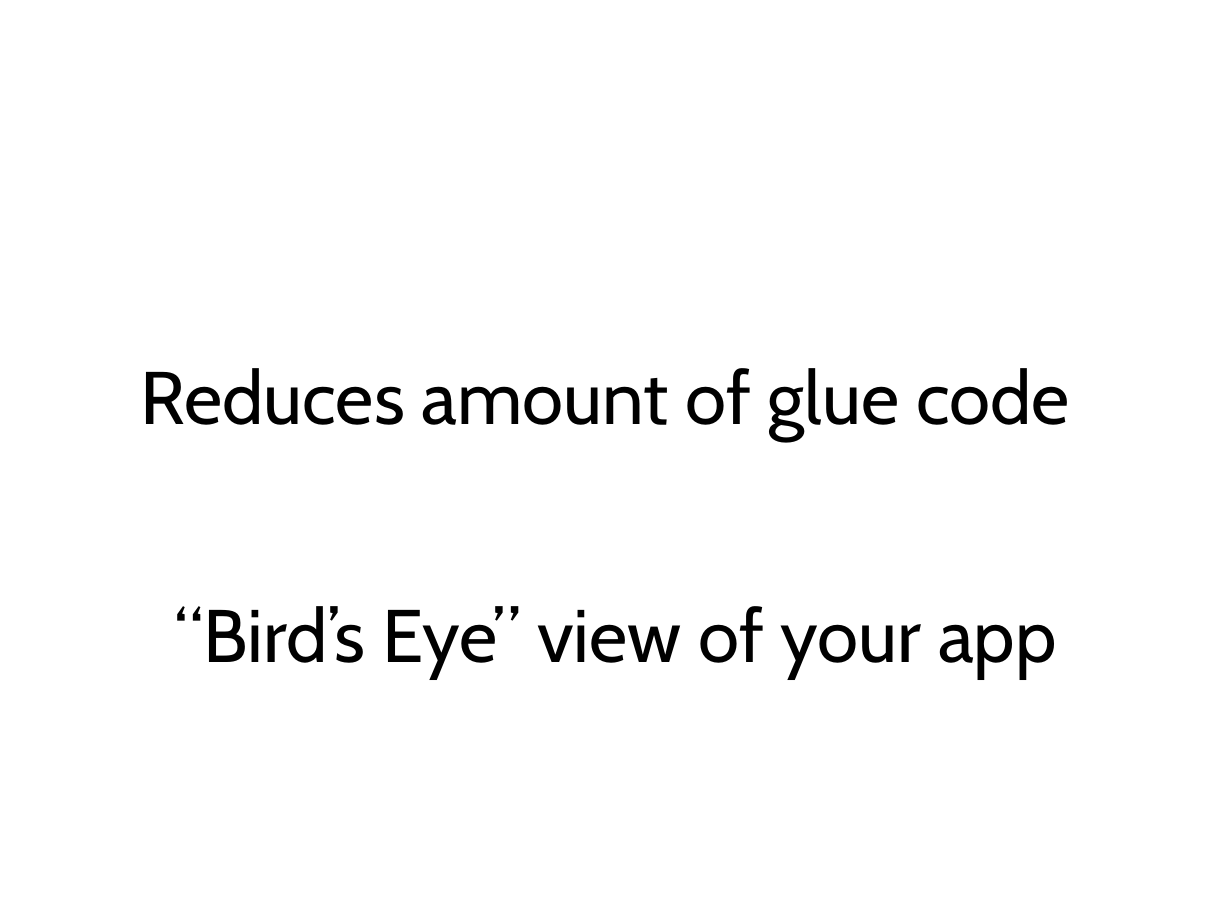
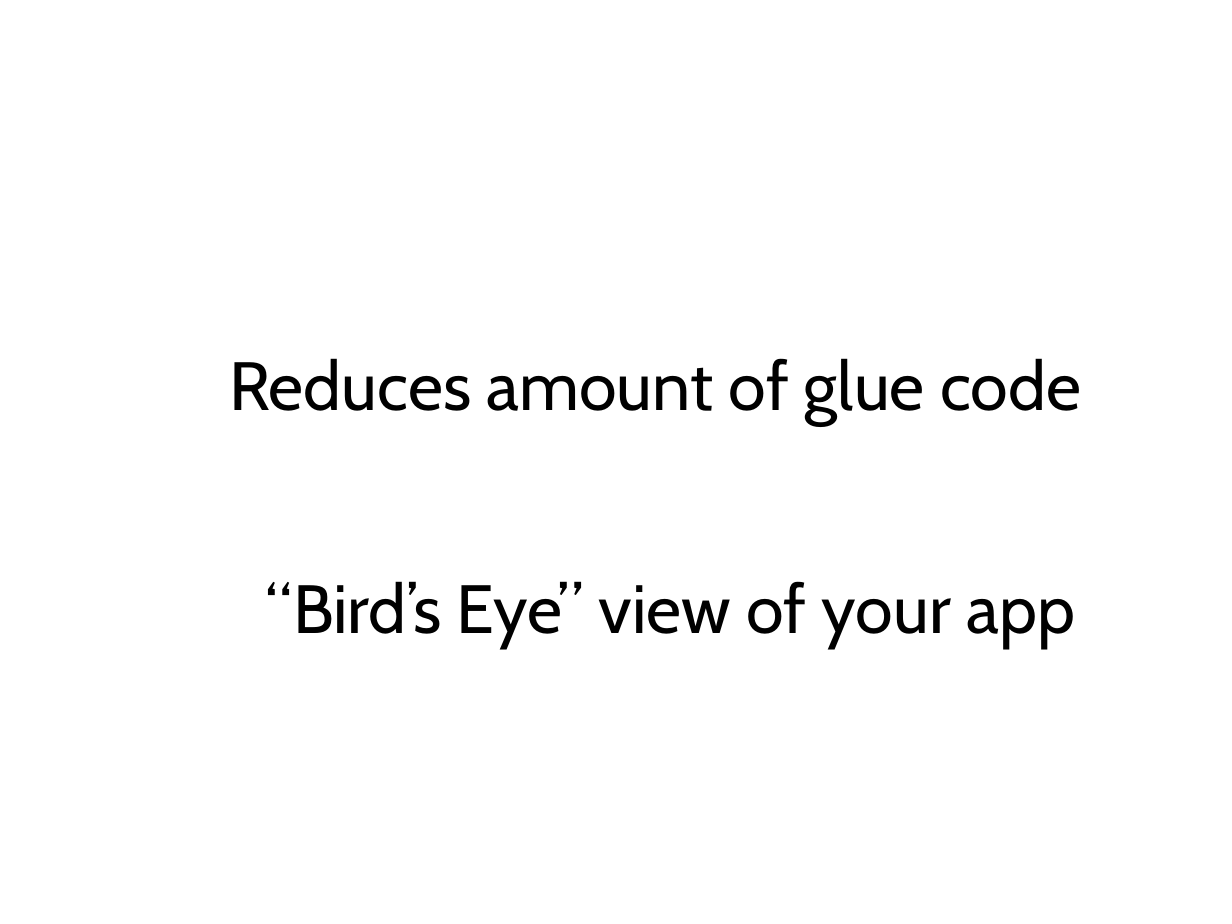
Before and after one commit to NiteshMeshram/SRStoryboardDemo, a slide deck: slide 5 of PPT/SotryBoardByNiteshVersion1.0.odp. Drawn at 1232x924 pixels with LibreOffice and Linux fonts; fonts in the diff are those of the drawing; background and template pictures are left out. Boxes give left, top, right and bottom in pixels: in the first picture for what was removed or moved away, otherwise in the second. Text is boxed around its words. In the diff, an @@ line names an element or a change of style, - is before the commit and + after.

```diff
--- a/PPT/SotryBoardByNiteshVersion1.0.odp
+++ b/PPT/SotryBoardByNiteshVersion1.0.odp
@@ text "Reduces amount of glue code" at (x1=229, y1=358, x2=1081, y2=649): size 48 to 44 pt; alignment left to centre @@
```
Also in this commit, not shown: 13 other slides changed, 1 slide added, 3 other files.
